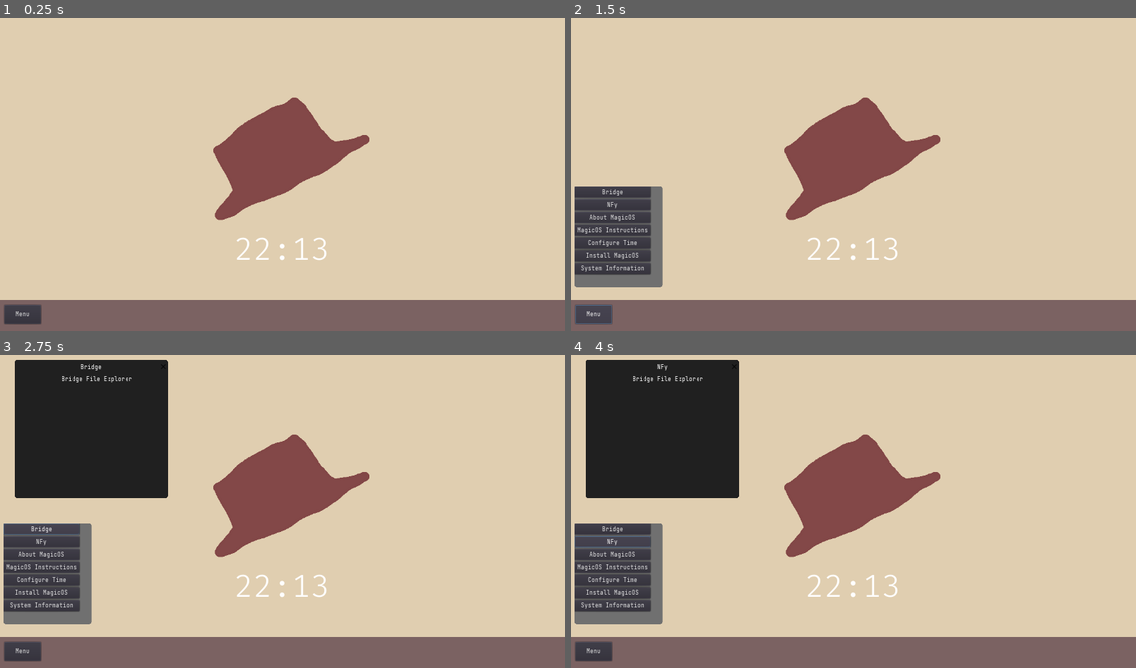
Above: before the commit, frames 1-4 (two rows, left to right).
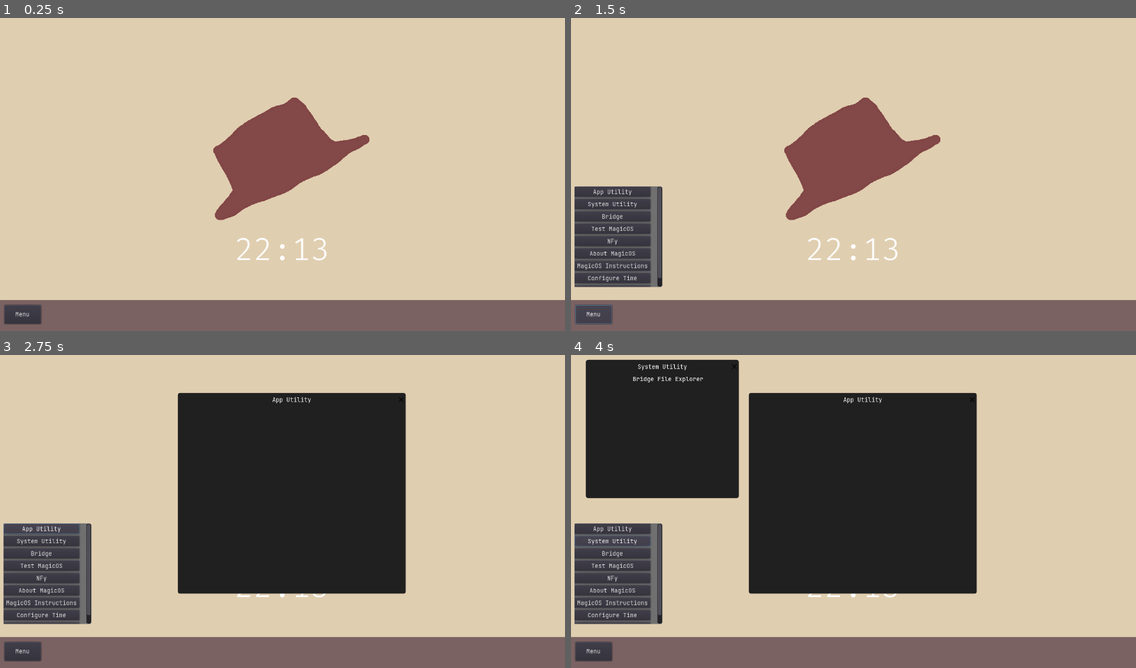
Above: after the commit, the same moments.

Repository: thekaigonzalez/MagicOS
Game: Godot game, scene res://system/docker/handler.tscn
Same seed, same stepped clock (60 frames per second), same inputs: the game is played once before the commit and once after it. Video files are missing from this copy of the repository; at most half a second of black plays in their place.
Inputs (mouse positions are in pixels of both pictures, inside the frame that each line leads up to):
- Up to frame 1 (0.25 s): no input
- Up to frame 2 (1.5 s): tap Enter at 0.5 s; click "Menu" at 1.25 s
- Up to frame 3 (2.75 s): click (39, 530) at 2 s, where only the run after the commit has a clickable "App Utility"
- Up to frame 4 (4 s): click "NFy" at 2.75 s; click (610, 539) at 3.5 s, where only the run after the commit has a clickable "System Utility"

The runs differ from the first frame. In frame 1, less than 0.1% of the frame differs, in the area x 2-58%, y 70-96%; in frame 2, 1.9%; in frame 3, 40%, in the area x 0-72%, y 1-96%; in frame 4, 28%.
Error after the commit: Attempt to call function 'new' in base 'null instance' on a null instance. (res://src/sysAppLoader/snappakd.gd:40)

Commit message:
Implement filesystem applets.

Diff:
--- /dev/null
+++ b/apps/AppUtil.tscn
@@ -0,0 +1,7 @@
+[gd_scene format=2]
+
+[node name="WindowDialog" type="WindowDialog"]
+margin_left = 403.0
+margin_top = 121.0
+margin_right = 919.0
+margin_bottom = 551.0
--- /dev/null
+++ b/apps/NFY/MainWindow.tscn
@@ -0,0 +1,8 @@
+[gd_scene format=2]
+
+[node name="win" type="WindowDialog"]
+margin_left = 259.0
+margin_top = 92.0
+margin_right = 1074.0
+margin_bottom = 592.0
+window_title = "NFy"
--- a/apps/Setup.tscn
+++ /dev/null
@@ -1,53 +0,0 @@
-[gd_scene load_steps=2 format=2]
-
-[ext_resource path="res://src/Setup.gd" type="Script" id=1]
-
-[node name="WindowDialog" type="WindowDialog"]
-margin_left = 325.0
-margin_top = 110.0
-margin_right = 893.0
-margin_bottom = 583.0
-window_title = "Setup MagicOS"
-resizable = true
-script = ExtResource( 1 )
-
-[node name="wel" type="Label" parent="."]
-anchor_left = 0.5
-anchor_right = 0.5
-margin_left = -143.0
-margin_top = 38.0
-margin_right = 143.0
-margin_bottom = 86.0
-text = "Welcome to MagicOS setup.
-
-Configure the following and click \"Configure\"."
-align = 1
-
-[node name="Home" type="Label" parent="."]
-margin_left = 85.0
-margin_top = 126.0
-margin_right = 191.0
-margin_bottom = 140.0
-text = "Home Directory:"
-
-[node name="dir" type="TextEdit" parent="."]
-margin_left = 284.0
-margin_top = 103.0
-margin_right = 502.0
-margin_bottom = 174.0
-smooth_scrolling = true
-caret_block_mode = true
-caret_blink = true
-
-[node name="configure" type="Button" parent="."]
-anchor_left = 0.5
-anchor_top = 0.5
-anchor_right = 0.5
-anchor_bottom = 0.5
-margin_left = -36.0
-margin_top = -10.0
-margin_right = 36.0
-margin_bottom = 10.0
-text = "Configure"
-
-[connection signal="pressed" from="configure" to="." method="onConfigure"]
--- /dev/null
+++ b/apps/Test.tscn
@@ -0,0 +1,23 @@
+[gd_scene load_steps=2 format=2]
+
+[ext_resource path="res://src/DirTest.gd" type="Script" id=1]
+
+[node name="WindowDialog" type="WindowDialog"]
+margin_left = 268.0
+margin_top = 78.0
+margin_right = 779.0
+margin_bottom = 515.0
+script = ExtResource( 1 )
+
+[node name="RichTextLabel" type="RichTextLabel" parent="."]
+anchor_left = 0.5
+anchor_top = 0.5
+anchor_right = 0.5
+anchor_bottom = 0.5
+margin_left = -85.5
+margin_top = -166.5
+margin_right = 85.5
+margin_bottom = 64.5
+bbcode_enabled = true
+bbcode_text = "Some directories have been created. [i]enjoy...[/i]"
+text = "Some directories have been created. enjoy..."
--- a/project.godot
+++ b/project.godot
@@ -12,12 +12,15 @@
 
 config/name="OS"
 run/main_scene="res://system/docker/handler.tscn"
+config/use_custom_user_dir=true
+config/custom_user_dir_name="magicOS"
 config/icon="res://icon.png"
 
 [autoload]
 
 Env="*res://system/sysenv.gd"
 Drives="*res://system/dev/drives.gd"
+SnapPak="*res://src/sysAppLoader/snappakd.gd"
 
 [debug]
 
@@ -27,8 +30,13 @@
 
 window/size/width=1280
 window/size/height=720
-window/stretch/mode="2d"
+window/stretch/mode="viewport"
 window/stretch/aspect="keep"
+
+[logging]
+
+file_logging/enable_file_logging.pc=false
+file_logging/log_path=""
 
 [physics]
 
--- /dev/null
+++ b/src/DirTest.gd
@@ -0,0 +1,15 @@
+extends WindowDialog
+
+
+# Declare member variables here. Examples:
+# var a = 2
+# var b = "text"
+
+
+# Called when the node enters the scene tree for the first time.
+func _ready():
+	print("Creating directories...")
+
+	print("Home: " + OS.get_user_data_dir())
+
+	Directory.new().make_dir("user://.test1")
--- a/src/Setup.gd
+++ /dev/null
@@ -1,28 +0,0 @@
-extends WindowDialog
-
-
-# Declare member variables here. Examples:
-# var a = 2
-# var b = "text"
-
-
-# Called when the node enters the scene tree for the first time.
-func _ready():
-	pass # Replace with function body.
-
-
-# Called every frame. 'delta' is the elapsed time since the previous frame.
-#func _process(delta):
-#	pass
-
-
-func onConfigure():
-	var dirname = $dir.text
-
-	print("Running setup: Configuring environment dirs")
-
-	dirname = dirname.replace("\\", "/")
-
-	Drives.HOME = dirname + "/"
-
-	print("Home: " + Drives.HOME)
--- /dev/null
+++ b/src/sysAppLoader/snappakd.gd
@@ -0,0 +1,50 @@
+extends Node
+
+
+# Declare member variables here. Examples:
+# var a = 2
+# var b = "text"
+
+
+func listDir(d):
+	var dir = Directory.new()
+
+	dir.open(d)
+
+	var l = []
+
+	dir.list_dir_begin()
+
+	while true:
+		var f = dir.get_next()
+		if (f == ""): break
+		elif not f.begins_with("."):
+			l.append(f)
+
+	dir.list_dir_end()
+
+	return l
+
+func getAppFiles():
+	print("Loading " + OS.get_user_data_dir() + "/apps")
+
+	var list_of_app_files = listDir("user://apps")
+
+	return list_of_app_files
+
+func load_app(Apps: VBoxContainer, pack_path):
+	print("Loading " + pack_path)
+
+	var loaded = ProjectSettings.load_resource_pack(pack_path)
+
+	var initFile = load("res://Init.gd").new()
+
+	var appName = initFile.AppName
+
+	var app = load("res://system/userland/applet.tscn").instance()
+
+	app.text = appName
+
+	app.Link = load("res://Window.tscn")
+
+	Apps.add_child(app)
--- a/src/system_handler.gd
+++ b/src/system_handler.gd
@@ -1,7 +1,14 @@
 extends Control
 
+onready var app_container = $bar/SMenu/ScrollContainer/AppContainer
+
 func _ready():
-	print("Loading Time Daemon..")
+	print("Loading System Daemon..")
+	for i in SnapPak.getAppFiles():
+		print("Installing Local App " + i)
+
+		SnapPak.load_app(app_container, "user://apps/" + i)
+
 	$bar/SMenu.visible = false
 
 func _process(f):
--- a/system/docker/handler.tscn
+++ b/system/docker/handler.tscn
@@ -7,9 +7,10 @@
 [ext_resource path="res://assets/HatMagic.png" type="Texture" id=5]
 [ext_resource path="res://system/g11/G11WT.tres" type="Theme" id=6]
 [ext_resource path="res://apps/ModularSystemInformation.tscn" type="PackedScene" id=7]
+[ext_resource path="res://apps/Test.tscn" type="PackedScene" id=8]
+[ext_resource path="res://apps/AppUtil.tscn" type="PackedScene" id=9]
 [ext_resource path="res://assets/FiraCode-VariableFont_wght.ttf" type="DynamicFontData" id=10]
 [ext_resource path="res://apps/Timectl.tscn" type="PackedScene" id=11]
-[ext_resource path="res://apps/Setup.tscn" type="PackedScene" id=12]
 [ext_resource path="res://apps/MagicOSVideo.tscn" type="PackedScene" id=13]
 
 [sub_resource type="StyleBoxFlat" id=5]
@@ -89,53 +90,67 @@
 
 [node name="AppContainer" type="VBoxContainer" parent="bar/SMenu/ScrollContainer"]
 margin_right = 172.0
-margin_bottom = 192.0
+margin_bottom = 248.0
+
+[node name="astore" parent="bar/SMenu/ScrollContainer/AppContainer" instance=ExtResource( 1 )]
+margin_right = 172.0
+margin_bottom = 24.0
+text = "App Utility"
+Link = ExtResource( 9 )
+
+[node name="dut" parent="bar/SMenu/ScrollContainer/AppContainer" instance=ExtResource( 1 )]
+margin_top = 28.0
+margin_right = 172.0
+margin_bottom = 52.0
+text = "System Utility"
+Link = ExtResource( 2 )
 
 [node name="files" parent="bar/SMenu/ScrollContainer/AppContainer" instance=ExtResource( 1 )]
+margin_top = 56.0
 margin_right = 172.0
-margin_bottom = 24.0
+margin_bottom = 80.0
 text = "Bridge"
 Link = ExtResource( 2 )
 
+[node name="teste" parent="bar/SMenu/ScrollContainer/AppContainer" instance=ExtResource( 1 )]
+margin_top = 84.0
+margin_right = 172.0
+margin_bottom = 108.0
+text = "Test MagicOS"
+Link = ExtResource( 8 )
+
 [node name="nfy" parent="bar/SMenu/ScrollContainer/AppContainer" instance=ExtResource( 1 )]
-margin_top = 28.0
+margin_top = 112.0
 margin_right = 172.0
-margin_bottom = 52.0
+margin_bottom = 136.0
 text = "NFy"
 Link = ExtResource( 2 )
 
 [node name="about" parent="bar/SMenu/ScrollContainer/AppContainer" instance=ExtResource( 1 )]
-margin_top = 56.0
+margin_top = 140.0
 margin_right = 172.0
-margin_bottom = 80.0
+margin_bottom = 164.0
 text = "About MagicOS"
 Link = ExtResource( 4 )
 
 [node name="man" parent="bar/SMenu/ScrollContainer/AppContainer" instance=ExtResource( 1 )]
-margin_top = 84.0
+margin_top = 168.0
 margin_right = 172.0
-margin_bottom = 108.0
+margin_bottom = 192.0
 text = "MagicOS Instructions"
 Link = ExtResource( 13 )
 
 [node name="time" parent="bar/SMenu/ScrollContainer/AppContainer" instance=ExtResource( 1 )]
-margin_top = 112.0
+margin_top = 196.0
 margin_right = 172.0
-margin_bottom = 136.0
+margin_bottom = 220.0
 text = "Configure Time"
 Link = ExtResource( 11 )
 
-[node name="conf" parent="bar/SMenu/ScrollContainer/AppContainer" instance=ExtResource( 1 )]
-margin_top = 140.0
+[node name="sysinfo" parent="bar/SMenu/ScrollContainer/AppContainer" instance=ExtResource( 1 )]
+margin_top = 224.0
 margin_right = 172.0
-margin_bottom = 164.0
-text = "Install MagicOS"
-Link = ExtResource( 12 )
-
-[node name="sysinfo" parent="bar/SMenu/ScrollContainer/AppContainer" instance=ExtResource( 1 )]
-margin_top = 168.0
-margin_right = 172.0
-margin_bottom = 192.0
+margin_bottom = 248.0
 text = "System Information"
 Link = ExtResource( 7 )
 
Not shown: 1 places in system/docker/handler.tscn that only renumber resources
Not shown, changed: README.md
